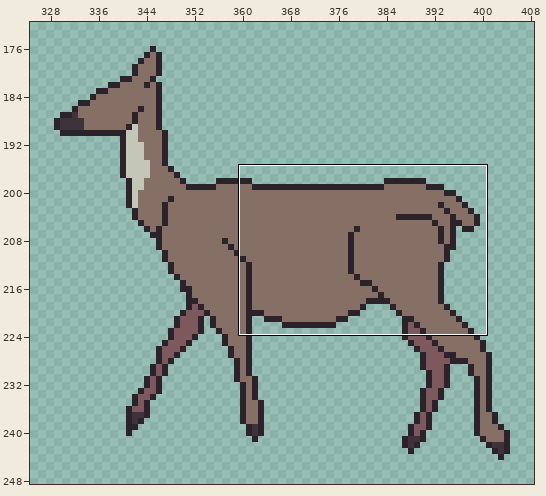
Pixel-art file, stored at assets/deer.aseprite. Above: a wide view before the commit, with the close-up outlined.
Close-up. As it was:
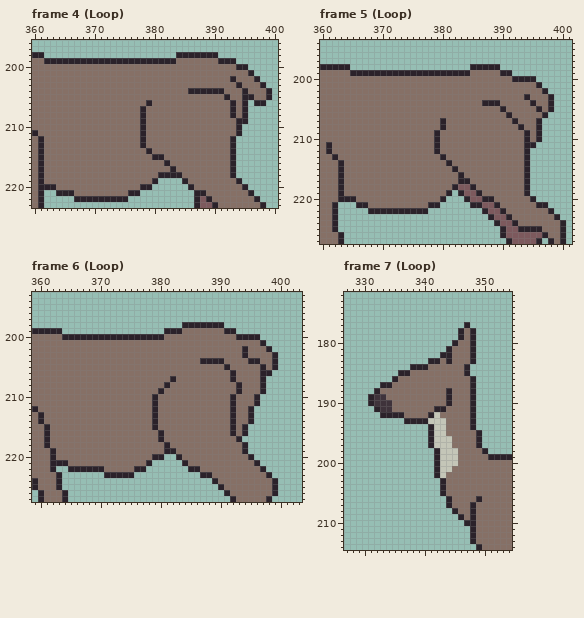
640x360 pixels, 32 frames. Shown: frame 4 (Loop): x 360..400, y 196..223; frame 5 (Loop): x 360..401, y 194..227; frame 6 (Loop): x 359..403, y 193..227; frame 7 (Loop): x 327..354, y 172..214. The wide view leaves out empty margins. The commit also changed other frames or places, which this record leaves out.
And afterwards:
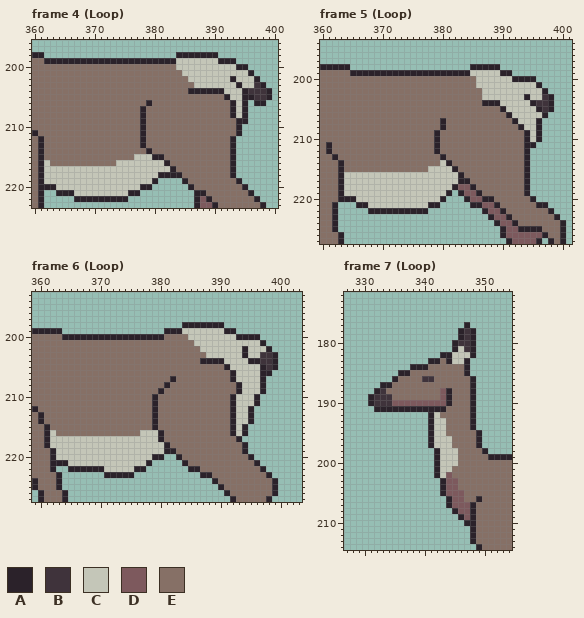
Palette (. is transparent): A #2b222a  B #3f333b  C #c4c6b8  D #7d595d  E #867066
Difference:
--- frame 4 (Loop)
@@ x 382..400 @@
 198 ..AAAAAAA..........
-199 AAEEEEEEEAAA.......
-200 EEEEEEEEEEEEAA.....
-201 EEEEEEEEEEEEEEA....
-202 EEEEEEEEEEEAEEEA...
-203 EEEEEEEEEEEEAEEEA..
-204 EEEEAAAAAAEEEAEEEA.
-205 EEEEEEEEEEAEEAAEEA.
-206 EEEEEEEEEEEAEA.AA..
-207 EEEEEEEEEEEAEA.....
-208 EEEEEEEEEEEAEA.....
+199 AACCCCCCCAAA.......
+200 EECCCCCCCCCCAA.....
+201 EEECCCCCCCCCCCA....
+202 EEEECCCCCCCACCCA...
+203 EEEEECCCCCCCACCBA..
+204 EEEEAAAAAACCCABBBA.
+205 EEEEEEEEEEACCAABBA.
+206 EEEEEEEEEEEACA.AA..
+207 EEEEEEEEEEEACA.....
+208 EEEEEEEEEEEACA.....
 209 EEEEEEEEEEEEAA.....
@@ x 360..384 @@
 214 EAEEEEEEEEEEEEEEEEEAEEEEE
-215 EAEEEEEEEEEEEEEEEEEEAAEEE
-216 EAEEEEEEEEEEEEEEEEEEEEAEE
-217 EAEEEEEEEEEEEEEEEEEEEEEAE
-218 EAEEEEEEEEEEEEEEEEEEEAAAA
-219 EAEEEEEEEEEEEEEEEEEEA....
-220 EAAAEEEEEEEEEEEEEEAA.....
-221 EA..AAAEEEEEEEEEAA.......
+215 EAEEEEEEEEEEEEEEECCCAAEEE
+216 EACEEEEEEEEEEECCCCCCCCAEE
+217 EACCCCCCCCCCCCCCCCCCCCCAE
+218 EACCCCCCCCCCCCCCCCCCCAAAA
+219 EACCCCCCCCCCCCCCCCCCA....
+220 EAAACCCCCCCCCCCCCCAA.....
+221 EA..AAACCCCCCCCCAA.......
 222 EA.....AAAAAAAAA.........
--- frame 5 (Loop)
@@ x 383..399 @@
 198 ..AAAAA..........
-199 AAEEEEEAA........
-200 EEEEEEEEEAAAA....
-201 EEEEEEEEEEEEEA...
-202 EEEEEEEEEEEEEEA..
-203 EEEEEEEEEEEAEEEA.
-204 EEEEAAAEEEEEAEEA.
-205 EEEEEEEAEEEEEAEA.
-206 EEEEEEEEAEEEEEA..
-207 EEEEEEEEEAEEEA...
-208 EEEEEEEEEEAEEA...
-209 EEEEEEEEEEEAEA...
-210 EEEEEEEEEEEAEA...
+199 AACCCCCAA........
+200 EEECCCCCCAAAA....
+201 EEECCCCCCCCCCA...
+202 EEEECCCCCCCCCCA..
+203 EEEECCCCCCCACCBA.
+204 EEEEAAACCCCCABBA.
+205 EEEEEEEACCCCCABA.
+206 EEEEEEEEACCCCCA..
+207 EEEEEEEEEACCCA...
+208 EEEEEEEEEEACCA...
+209 EEEEEEEEEEEACA...
+210 EEEEEEEEEEEACA...
 211 EEEEEEEEEEEAA....
@@ x 362..384 @@
 213 AEEEEEEEEEEEEEEEEEAEEEE
-214 EAEEEEEEEEEEEEEEEEEAEEE
-215 EAEEEEEEEEEEEEEEEEEEAEE
-216 EAEEEEEEEEEEEEEEEEEEEAE
-217 EAEEEEEEEEEEEEEEEEEEEAA
-218 EAEEEEEEEEEEEEEEEEEEADD
-219 EAEEEEEEEEEEEEEEEEEA.AD
-220 EAAAEEEEEEEEEEEEEEA...A
-221 A...AAEEEEEEEEEEAA.....
+214 EAEEEEEEEEEEEEEEEECAEEE
+215 EAEEEEEEEEEEEEEECCCCAEE
+216 EACCCCCCCCCCCCCCCCCCCAE
+217 EACCCCCCCCCCCCCCCCCCCAA
+218 EACCCCCCCCCCCCCCCCCCADD
+219 EACCCCCCCCCCCCCCCCCA.AD
+220 EAAACCCCCCCCCCCCCCA...A
+221 A...AACCCCCCCCCCAA.....
 222 A.....AAAAAAAAAA.......
--- frame 6 (Loop)
@@ x 359..403 @@
 198 .........................AAAAAAA.............
-199 AAAAA.................AAAEEEEEEEAA...........
-200 EEEEEAAAAAAAAAAAAAAAAAEEEEEEEEEEEEAAAA.......
-201 EEEEEEEEEEEEEEEEEEEEEEEEEEEEEEEEEEEEEEA......
-202 EEEEEEEEEEEEEEEEEEEEEEEEEEEEEEEEEEEAEEEA.....
-203 EEEEEEEEEEEEEEEEEEEEEEEEEEEEEEEEEEEAEEEEA....
-204 EEEEEEEEEEEEEEEEEEEEEEEEEEEEAAAAEEEEAAEEA....
-205 EEEEEEEEEEEEEEEEEEEEEEEEEEEEEEEEAEEEEEAEA....
-206 EEEEEEEEEEEEEEEEEEEEEEEEEEEEEEEEEAEEEEAA.....
-207 EEEEEEEEEEEEEEEEEEEEEEEAEEEEEEEEEAEEEEA......
-208 EEEEEEEEEEEEEEEEEEEEEEAEEEEEEEEEEEAEEEA......
-209 EEEEEEEEEEEEEEEEEEEEEAEEEEEEEEEEEEAEEEA......
-210 EEEEEEEEEEEEEEEEEEEEAEEEEEEEEEEEEAEEEA.......
-211 EEEEEEEEEEEEEEEEEEEEAEEEEEEEEEEEEAEEEA.......
-212 AEEEEEEEEEEEEEEEEEEEAEEEEEEEEEEEEAEEA........
-213 EAEEEEEEEEEEEEEEEEEEAEEEEEEEEEEEEAEEA........
-214 EAEEEEEEEEEEEEEEEEEEAEEEEEEEEEEEEAEEA........
-215 EEAEEEEEEEEEEEEEEEEEAEEEEEEEEEEEEAEA.........
-216 EEAEEEEEEEEEEEEEEEEEEAEEEEEEEEEEEAEA.........
-217 EEAEEEEEEEEEEEEEEEEEEAEEEEEEEEEEEEA..........
-218 EEAEEEEEEEEEEEEEEEEEEEAEEEEEEEEEEEEA.........
-219 EEEAEEEEEEEEEEEEEEEEEEAAEEEEEEEEEEEA.........
-220 EEEAEEEEEEEEEEEEEEEEAA..AEEEEEEEEEEEA........
-221 EEEAAAEEEEEEEEEEEEEA.....AEEEEEEEEEEEA.......
-222 EEEA..AAAAAAEEEEEAA.......AAEEEEEEEEEEA......
+199 AAAAA.................AAACCCCCCCAA...........
+200 EEEEEAAAAAAAAAAAAAAAAAEEEECCCCCCCCAAAA.......
+201 EEEEEEEEEEEEEEEEEEEEEEEEEEECCCCCCCCCCCA......
+202 EEEEEEEEEEEEEEEEEEEEEEEEEEEECCCCCCCACCCA.....
+203 EEEEEEEEEEEEEEEEEEEEEEEEEEEEECCCCCCACCBBA....
+204 EEEEEEEEEEEEEEEEEEEEEEEEEEEEAAAACCCCAABBA....
+205 EEEEEEEEEEEEEEEEEEEEEEEEEEEEEEEEACCCCCABA....
+206 EEEEEEEEEEEEEEEEEEEEEEEEEEEEEEEEEACCCCAA.....
+207 EEEEEEEEEEEEEEEEEEEEEEEAEEEEEEEEEACCCCA......
+208 EEEEEEEEEEEEEEEEEEEEEEAEEEEEEEEEEEACCCA......
+209 EEEEEEEEEEEEEEEEEEEEEAEEEEEEEEEEEEACCCA......
+210 EEEEEEEEEEEEEEEEEEEEAEEEEEEEEEEEEACCCA.......
+211 EEEEEEEEEEEEEEEEEEEEAEEEEEEEEEEEEACCCA.......
+212 AEEEEEEEEEEEEEEEEEEEAEEEEEEEEEEEEACCA........
+213 EAEEEEEEEEEEEEEEEEEEAEEEEEEEEEEEEACCA........
+214 EAEEEEEEEEEEEEEEEEEEAEEEEEEEEEEEEACCA........
+215 EEAEEEEEEEEEEEEEEEEEAEEEEEEEEEEEEACA.........
+216 EEACEEEEEEEEEEEEEECCCAEEEEEEEEEEEACA.........
+217 EEACCCCCCCCCCCCCCCCCCAEEEEEEEEEEEEA..........
+218 EEACCCCCCCCCCCCCCCCCCCAEEEEEEEEEEEEA.........
+219 EEEACCCCCCCCCCCCCCCCCCAAEEEEEEEEEEEA.........
+220 EEEACCCCCCCCCCCCCCCCAA..AEEEEEEEEEEEA........
+221 EEEAAACCCCCCCCCCCCCA.....AEEEEEEEEEEEA.......
+222 EEEA..AAAAAACCCCCAA.......AAEEEEEEEEEEA......
 223 EEEEA.......AAAAA...........AAEEEEEEEEEA.....
--- frame 7 (Loop)
@@ x 327..354 @@
 177 ....................A.......
-178 ...................AEA......
-179 ...................AEA......
-180 ..................AEEA......
-181 .................AEEEA......
-182 ................AAEEEA......
-183 ..............AAEAEEEA......
+178 ...................ABA......
+179 ...................ABA......
+180 ..................ABBA......
+181 ..................ACBA......
+182 ................AACCCA......
+183 ..............AAEACCA.......
 184 ...........AAAEEEEEEA.......
 185 .........AAEEEEEEEEEA.......
-186 ........AEEEEEEEEEEEEA......
+186 ........AEEEEBBEEEEEEA......
 187 ......AAEEEEEEEEEEEEEA......
-188 .....AEEEEEEEEEEEAEEEA......
-189 ....ABBEEEEEEEEEEAEEEA......
-190 ....ABBBEEEEEEEEEAEEEA......
-191 .....ABBEEEEEEEAAEEEEA......
-192 ......AAAAEEEEACEEEEEA......
-193 ..........AAAACCCEEEEA......
+188 .....ABEEEEEEEEEDAEEEA......
+189 ....ABBBEEEEEEEEDAEEEA......
+190 ....ABBBDDDDDDDDDAEEEA......
+191 .....AAAAAAAAAAAAEEEEA......
+192 ..............ACEEEEEA......
+193 ..............ACCEEEEA......
 194 ..............ACCEEEEA......
@@ x 342..349 @@
 201 ACCEEEEE
-202 ACEEEEEE
-203 .AEEEEEE
-204 .AEEEEEE
-205 .AEEEEEE
-206 ..AEEEEA
-207 ..AEEEAE
-208 ...AEEAE
-209 ....AEAE
+202 ACDEEEEE
+203 .ADDEEEE
+204 .ADDEEEE
+205 .ADDDEEE
+206 ..ADDEEA
+207 ..ADDDAE
+208 ...ADDAE
+209 ....ADAE
 210 .....AAE
Changed places in both close-ups, as pixel boxes (x1, y1, x2, y2):
changed: (176, 58, 266, 118)
changed: (44, 154, 170, 196)
changed: (470, 70, 548, 142)
changed: (344, 160, 458, 208)
changed: (182, 328, 272, 436)
changed: (50, 430, 164, 472)
changed: (380, 328, 476, 424)
changed: (446, 472, 470, 520)
